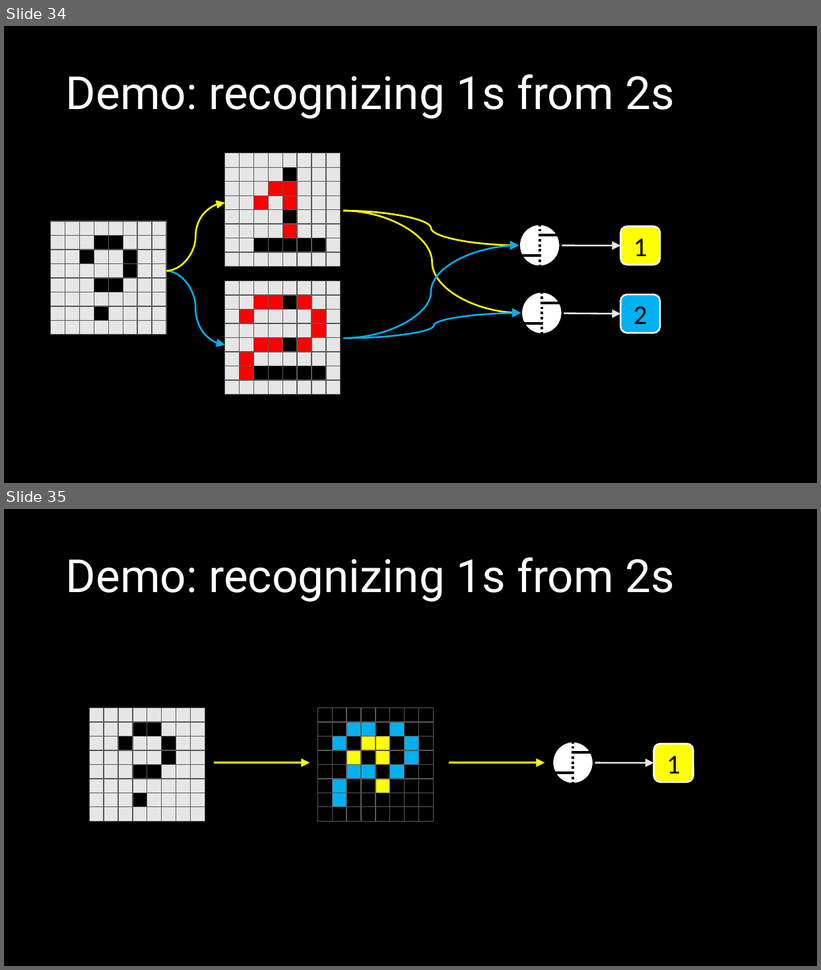
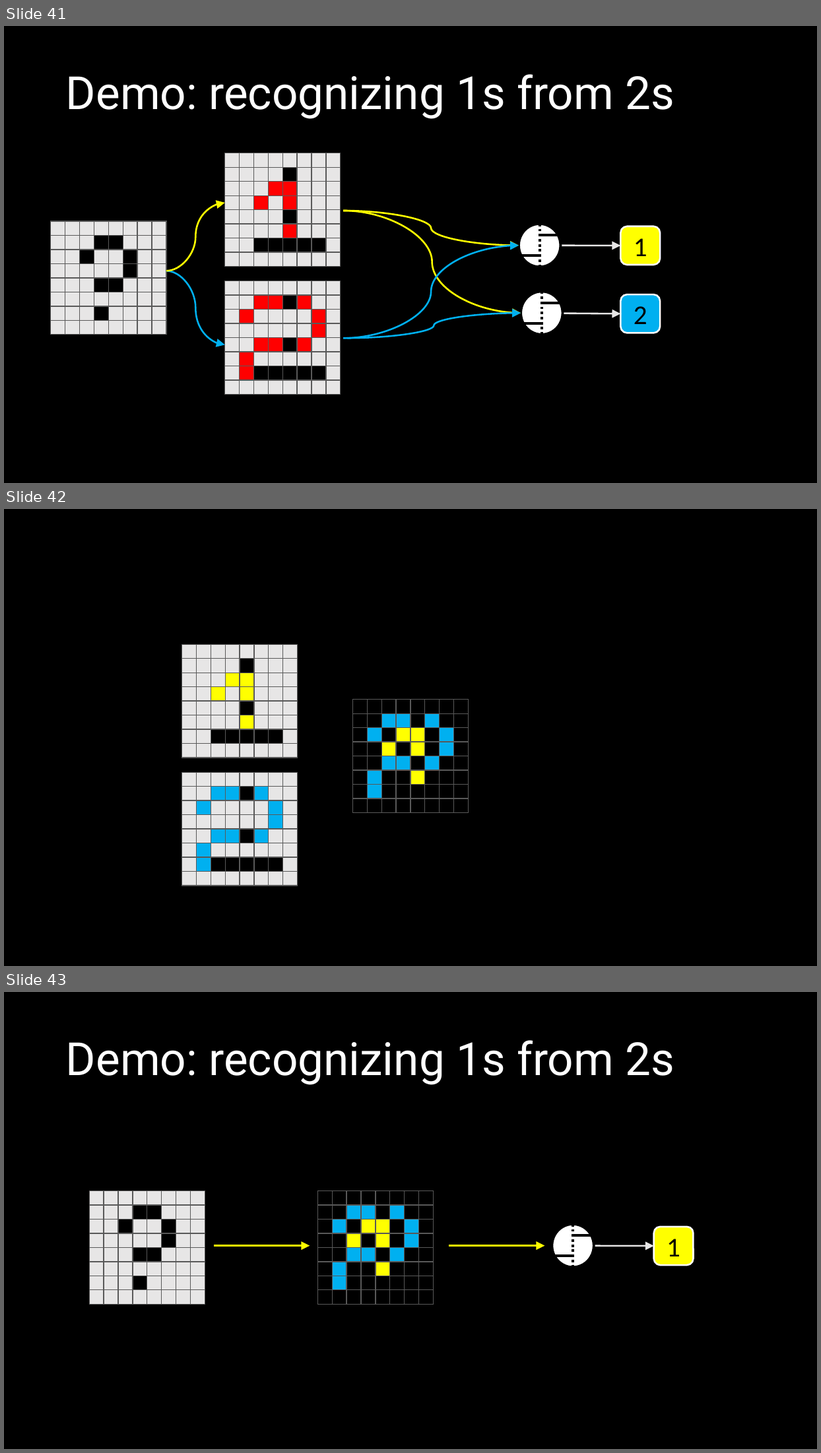
Before and after one commit to mathias-brandewinder/Presentations, a slide deck: deep-learning-cntk-fsharp/slides/cntk.pptx. Shown one above the other, each under a label of ours: slides 34 and 35 before the commit, slides 41, 42 and 43 after it. The pictures are 821x970 and 821x1453 pixels, drawn with LibreOffice and Linux fonts; fonts in the diff are those of the drawing. Boxes give left, top, right and bottom in pixels: in the first picture for what was removed or moved away, otherwise in the second. Text is boxed around its words. In the diff, an @@ line names an element or a change of style, - is before the commit and + after.

```diff
--- a/deep-learning-cntk-fsharp/slides/cntk.pptx
+++ b/deep-learning-cntk-fsharp/slides/cntk.pptx
@@ slide 42 added at (4, 509, 817, 966), background #000000 @@
@@ group added at (182, 644, 298, 758): 64 rectangles @@
@@ group added at (353, 700, 469, 813): 64 rectangles @@
@@ group added at (182, 772, 298, 886): 64 rectangles @@
@@ what was slide 34 is now slide 41 @@
@@ what was slide 35 is now slide 43 @@
```
Also in this commit, not shown: 12 slides changed, 8 other slides added.
